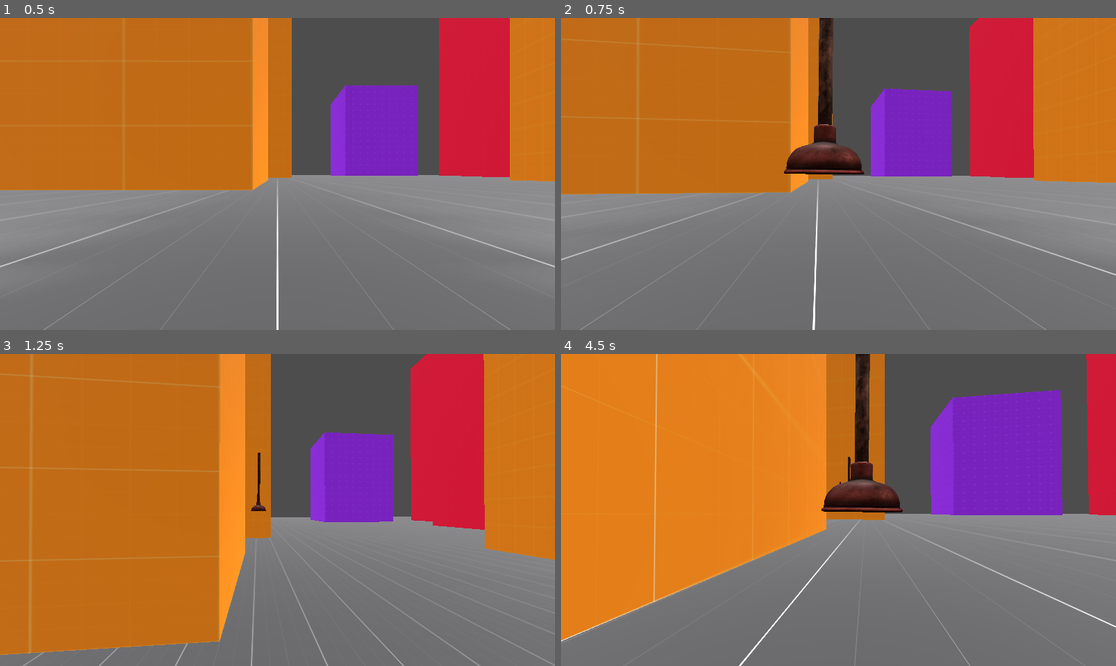
Above: before the commit, frames 1-4 (two rows, left to right).
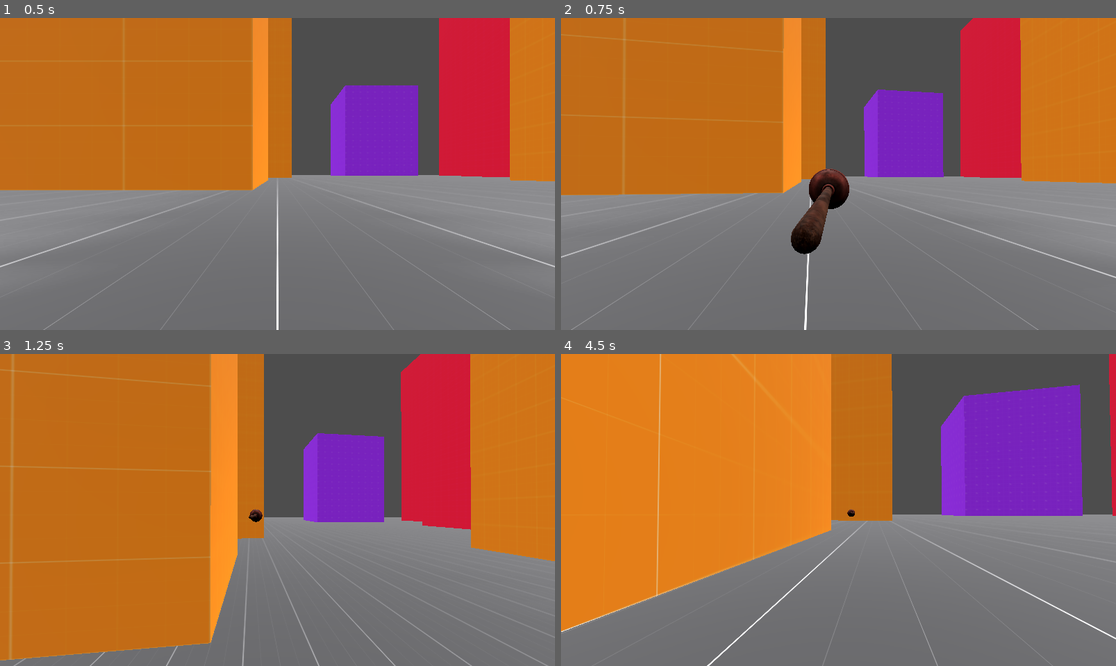
Above: after the commit, the same moments.

Repository: michlam/Plungerman
Game: Godot game, scene res://src/scenes/main.tscn
Two runs of this game, one before a commit and one after it. Both use one fixed random seed, a clock stepped at 60 frames per second and the inputs below.
Inputs (mouse positions are in pixels of both pictures, inside the frame that each line leads up to):
- Up to frame 1 (0.5 s): no input
- Up to frame 2 (0.75 s): move the mouse to (866, 174) at 0.52 s; hold W (move_forward) from 0.53 s (still down); right-click (866, 174) at 0.6 s
- Up to frame 3 (1.25 s): keep holding W (move_forward); tap Space (jump) at 0.77 s
- Up to frame 4 (4.5 s): keep holding W (move_forward); move the mouse to (810, 510) at 1.27 s; tap Shift (run) at 1.35 s; tap Space (jump) at 1.52, 3.02, 3.77 s; right-click (810, 510) at 1.55 s; move the mouse to (849, 503) at 2.02 s; right-click (849, 503) at 2.1 s; move the mouse to (832, 516) at 2.77 s; right-click (832, 516) at 2.85 s; move the mouse to (877, 513) at 3.52 s; hold Shift (run) 3.53-4.28 s; right-click (877, 513) at 3.8 s; move the mouse to (794, 506) at 4.27 s; right-click (794, 506) at 4.35 s

Frame 1 is identical in both runs. In frame 2, 9.4% of the frame differs, in the area x 0-100%, y 0-100%; in frame 3, 9.5%; in frame 4, 9.9%.

Commit message:
working on projectile

Diff:
--- a/src/scenes/player.tscn
+++ b/src/scenes/player.tscn
@@ -1,7 +1,8 @@
-[gd_scene load_steps=4 format=3 uid="uid://1lajtf8h85if"]
+[gd_scene load_steps=5 format=3 uid="uid://1lajtf8h85if"]
 
 [ext_resource type="Script" path="res://src/scripts/player.gd" id="1_grwtr"]
 [ext_resource type="PackedScene" uid="uid://bg8yttn7pny06" path="res://src/scenes/plunger.tscn" id="2_t6w55"]
+[ext_resource type="Script" path="res://src/scripts/plunger.gd" id="3_op8k5"]
 
 [sub_resource type="BoxShape3D" id="BoxShape3D_kh4am"]
 size = Vector3(0.5, 3, 0.5)
@@ -11,10 +12,14 @@
 collision_layer = 2
 collision_mask = 2
 script = ExtResource("1_grwtr")
-plunger = ExtResource("2_t6w55")
 
 [node name="Camera3D" type="Camera3D" parent="."]
 current = true
 
 [node name="CollisionShape3D" type="CollisionShape3D" parent="."]
 shape = SubResource("BoxShape3D_kh4am")
+
+[node name="Plunger" parent="." instance=ExtResource("2_t6w55")]
+transform = Transform3D(1, 0, 0, 0, 1, 0, 0, 0, 1, 0, -0.791044, 0)
+visible = false
+script = ExtResource("3_op8k5")
--- a/src/scenes/plunger.tscn
+++ b/src/scenes/plunger.tscn
@@ -1,19 +1,16 @@
-[gd_scene load_steps=4 format=3 uid="uid://bg8yttn7pny06"]
+[gd_scene load_steps=3 format=3 uid="uid://bg8yttn7pny06"]
 
-[ext_resource type="Script" path="res://src/scripts/plunger.gd" id="1_55laq"]
 [ext_resource type="PackedScene" uid="uid://cvu2w6hukotx5" path="res://assets/Plunger/plunger.gltf" id="1_tbn8r"]
 
-[sub_resource type="SphereShape3D" id="SphereShape3D_g7clx"]
-radius = 0.33573
+[sub_resource type="SphereShape3D" id="SphereShape3D_5p27u"]
 
 [node name="Plunger" type="CharacterBody3D"]
 collision_layer = 4
 collision_mask = 5
-script = ExtResource("1_55laq")
 
 [node name="PlungerScene" parent="." instance=ExtResource("1_tbn8r")]
-transform = Transform3D(0.195366, 0.460252, 0, -0.460252, 0.195366, 0, 0, 0, 0.5, 0.28265, 0.928715, 0)
+transform = Transform3D(0.195365, 0.460252, 0, 2.01183e-08, -8.53969e-09, -0.5, -0.460252, 0.195365, -2.18557e-08, 0.28265, -0.161047, 0)
 
 [node name="CollisionShape3D" type="CollisionShape3D" parent="."]
-transform = Transform3D(1, 0, 0, 0, 1, 0, 0, 0, 1, 0, 0.217396, 0)
-shape = SubResource("SphereShape3D_g7clx")
+transform = Transform3D(1, 0, 0, 0, 1, 0, 0, 0, 1, 0, -0.148464, -0.728704)
+shape = SubResource("SphereShape3D_5p27u")
--- a/src/scripts/player.gd
+++ b/src/scripts/player.gd
@@ -4,12 +4,10 @@
 @export var run_speed = 5
 @export var jump_impulse = 10
 @export var gravity = 20
-@export var mouse_sensitivity = 0.0015
+@export var mouse_sensitivity = 0.002
 @onready var camera = $Camera3D
+@onready var plunger = $Plunger
 
-var _snap_vector = Vector3.DOWN
-
-@export var plunger: PackedScene
 var direction = Vector3.ZERO
 
 
@@ -18,19 +16,18 @@
 
 
 func _process(delta):
-	handle_mouse_input(delta)
-	handle_plunger_input(delta)
+	handle_mouse_input()
+	handle_plunger_input()
 
 
 func _physics_process(delta):
 	handle_movement(delta)
 
 
-func handle_plunger_input(delta):
+func handle_plunger_input():
 	if Input.is_action_just_pressed("shoot"):
-		var plunger_scene = plunger.instantiate()
-		plunger_scene.set_direction(direction);
-		add_child(plunger_scene)
+		plunger.setup()
+
 
 # Handles WASD and jump inputs
 func handle_movement(delta):
@@ -48,7 +45,7 @@
 	if Input.is_action_pressed("move_backward"):
 		direction += transform.basis.z
 
-	direction = direction.rotated(Vector3.UP, camera.rotation.y).normalized()
+	direction = direction.normalized()
 
 	velocity.x = direction.x * speed
 	velocity.z = direction.z * speed
@@ -65,7 +62,7 @@
 
 
 # Handles camera movement with mouse
-func handle_mouse_input(delta):
+func handle_mouse_input():
 	var mouse_motion = Input.get_last_mouse_velocity()
 	rotation_degrees.x -= mouse_motion.y * mouse_sensitivity
 	rotation_degrees.x = clamp(rotation_degrees.x, -90.0, 90.0)
--- a/src/scripts/plunger.gd
+++ b/src/scripts/plunger.gd
@@ -1,16 +1,12 @@
 extends CharacterBody3D
 
-@export var speed = 10
-var _direction = Vector3(0, 0, -1)
+@export var speed = 10.0
 
-func _physics_process(delta):
-	move_and_slide()
+func setup():
+	position = get_parent().position - Vector3(0, 0.5, 0)
+	visible = true
+	velocity = Vector3.FORWARD * speed
 
 
-func set_direction(direction):
-	if direction != Vector3.ZERO:
-		_direction = direction
-
-	velocity.x = _direction.x * speed
-	velocity.y = _direction.y * speed
-	velocity.z = _direction.z * speed
+func _physics_process(delta: float) -> void:
+	move_and_slide()
